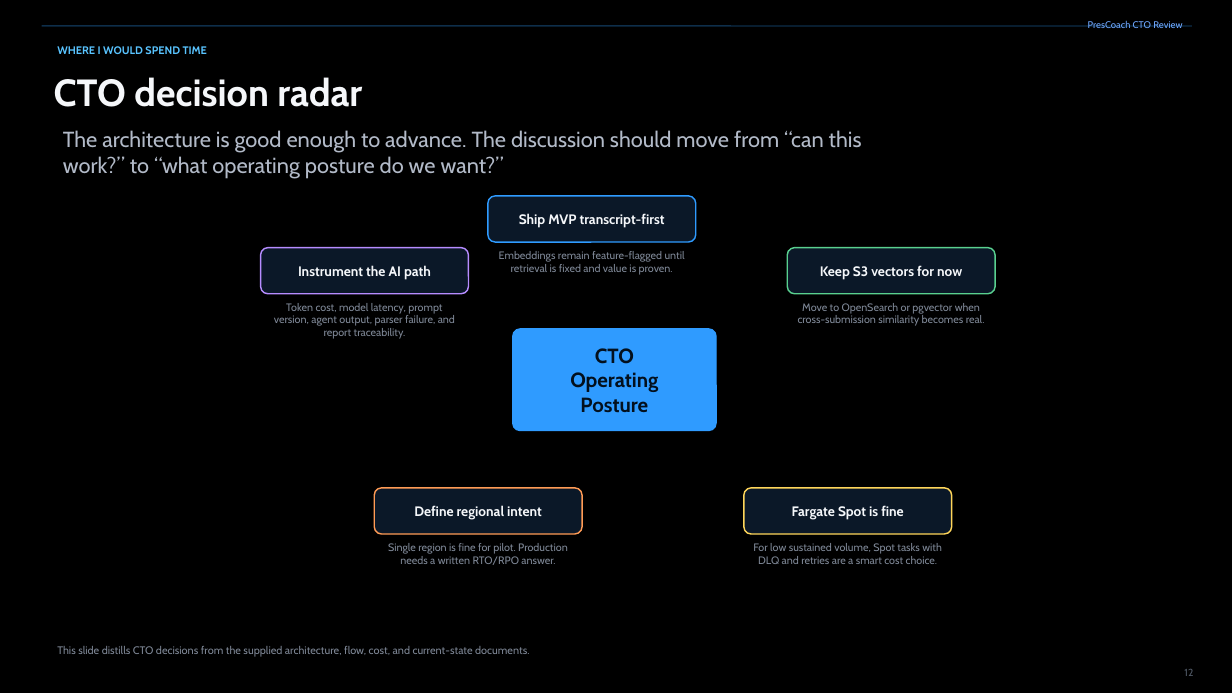
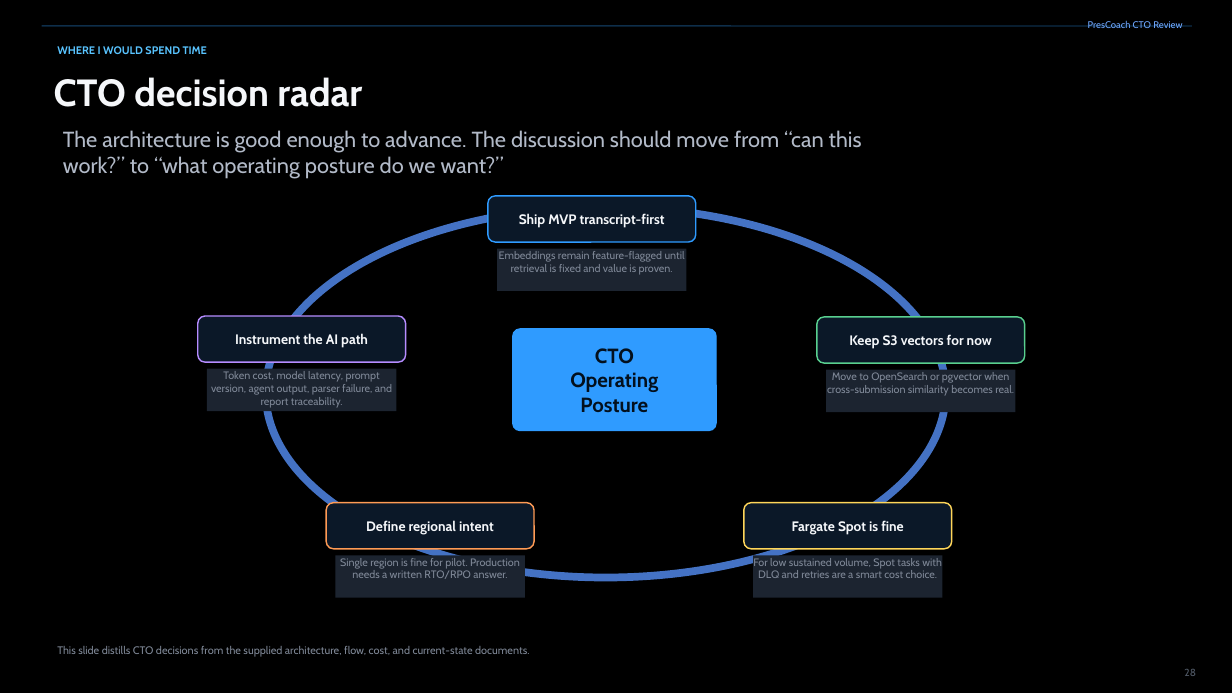
Before and after one commit to michaelgeiser/kiro-agentcore-app, a slide deck: slide 28 of documentation/PresCoach_slides.pptx (slide 12 before the commit). Drawn at 1232x693 pixels with LibreOffice and Linux fonts; fonts in the diff are those of the drawing. Boxes give left, top, right and bottom in pixels: in the first picture for what was removed or moved away, otherwise in the second. Text is boxed around its words. In the diff, an @@ line names an element or a change of style, - is before the commit and + after.

```diff
--- a/documentation/PresCoach_slides.pptx
+++ b/documentation/PresCoach_slides.pptx
@@ ellipse added at <box>266,207,946,578</box>, outline #4472C4 6 pt @@
@@ rectangle "Embeddings remain feature-flagged until retrieval ...": place and size @@
-rectangle "Embeddings remain feature-flagged until retrieval ..." at <box>499,251,685,275</box>
+rectangle "Embeddings remain feature-flagged until retrieval ..." at <box>497,249,687,291</box>
@@ rounded rectangle "Instrument the AI path": place and size @@
-rounded rectangle "Instrument the AI path" at <box>261,248,469,294</box>
+rounded rectangle "Instrument the AI path" at <box>198,316,406,362</box>
@@ rounded rectangle "Keep S3 vectors for now": place and size @@
-rounded rectangle "Keep S3 vectors for now" at <box>787,248,995,294</box>
+rounded rectangle "Keep S3 vectors for now" at <box>817,317,1025,363</box>
@@ rectangle "Token cost, model latency, prompt ...": place and size @@
-rectangle "Token cost, model latency, prompt ..." at <box>274,303,455,339</box>
+rectangle "Token cost, model latency, prompt ..." at <box>207,369,396,411</box>
@@ fill none to #1C2430 in 5 elements at <box>497,249,687,291</box>, <box>753,555,943,598</box>, <box>335,555,525,598</box>, <box>826,370,1016,412</box>, <box>207,369,396,411</box> @@
@@ rectangle "Move to OpenSearch or pgvector ...": place and size @@
-rectangle "Move to OpenSearch or pgvector ..." at <box>798,303,985,326</box>
+rectangle "Move to OpenSearch or pgvector ..." at <box>826,370,1016,412</box>
@@ rounded rectangle "Define regional intent": place and size @@
-rounded rectangle "Define regional intent" at <box>374,488,582,534</box>
+rounded rectangle "Define regional intent" at <box>326,503,534,549</box>
@@ rounded rectangle "Fargate Spot is fine": place and size @@
-rounded rectangle "Fargate Spot is fine" at <box>744,488,952,534</box>
+rounded rectangle "Fargate Spot is fine" at <box>744,503,952,549</box>
@@ rectangle "Single region is fine for ...": place and size @@
-rectangle "Single region is fine for ..." at <box>388,543,568,565</box>
+rectangle "Single region is fine for ..." at <box>335,555,525,598</box>
@@ rectangle "For low sustained volume, Spot ...": place and size @@
-rectangle "For low sustained volume, Spot ..." at <box>753,543,942,564</box>
+rectangle "For low sustained volume, Spot ..." at <box>753,555,943,598</box>
@@ page number at <box>1184,669,1196,676</box>: text changed @@
-12
+28
```
Also in this commit, not shown: 18 other slides changed, 7 slides added, 1 other file.
